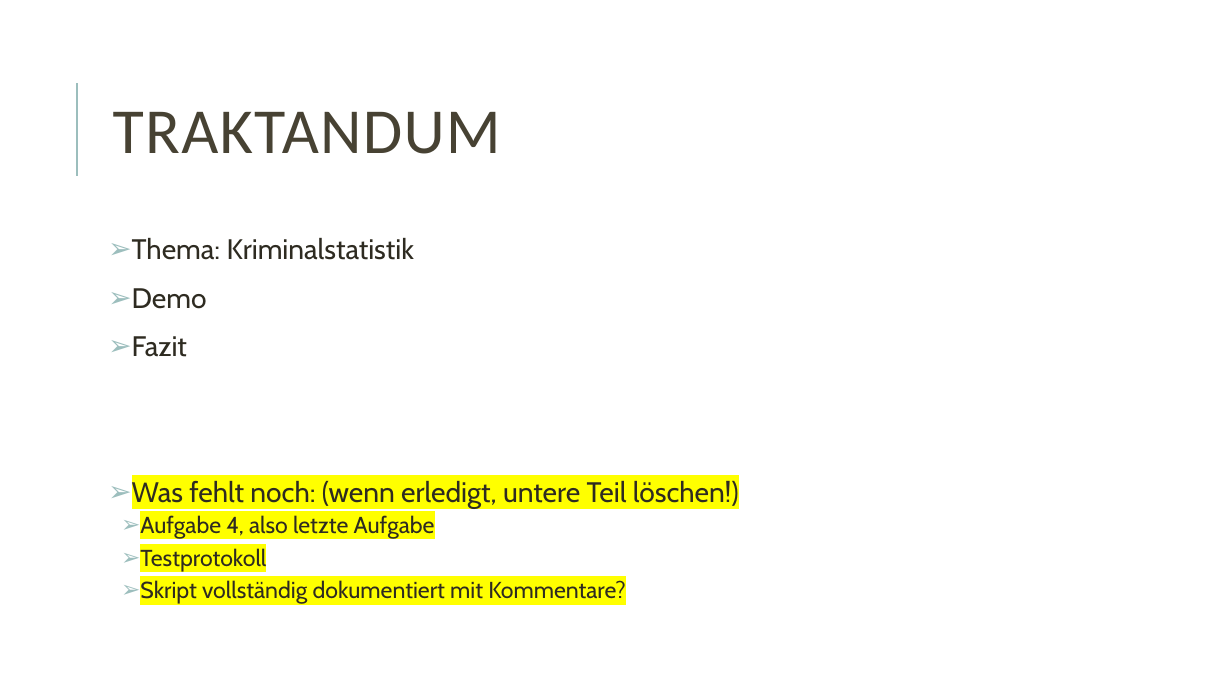
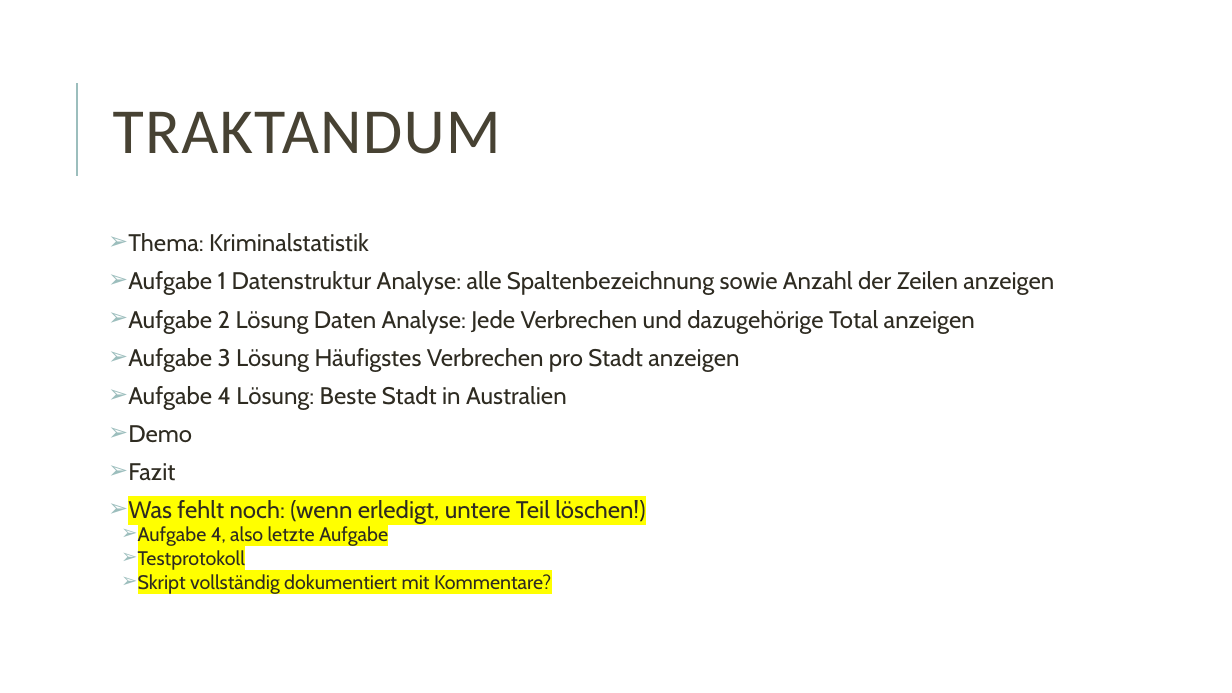
Before and after one commit to xXx-DoMoDo-xXx/bashscripting_crime, a slide deck: slide 2 of Bash-scripting-crime-statistic.pptx. Drawn at 1232x693 pixels with LibreOffice and Linux fonts; fonts in the diff are those of the drawing. Boxes give left, top, right and bottom in pixels: in the first picture for what was removed or moved away, otherwise in the second. Text is boxed around its words. In the diff, an @@ line names an element or a change of style, - is before the commit and + after.

Commit message:
update ppt

```diff
--- a/Bash-scripting-crime-statistic.pptx
+++ b/Bash-scripting-crime-statistic.pptx
@@ text at box(128, 233, 645, 595): size 22 to 18.7 pt in "Thema: Kriminalstatistik", "Demo", "Fazit", "Was fehlt noch: (wenn erledigt, untere Teil ..."; size 18 to 15.3 pt in "Aufgabe 4, also letzte Aufgabe", "Testprotokoll", "Skript vollständig dokumentiert mit Kommentare?"; line spacing 0.9 to 0.7 @@
@@ text at box(128, 271, 1054, 410): paragraphs added @@
+➢ Aufgabe 1 Datenstruktur Analyse: alle Spaltenbezeichnung sowie Anzahl der Zeilen anzeigen
+➢ Aufgabe 2 Lösung Daten Analyse: Jede Verbrechen und dazugehörige Total anzeigen
+➢ Aufgabe 3 Lösung Häufigstes Verbrechen pro Stadt anzeigen
+➢ Aufgabe 4 Lösung: Beste Stadt in Australien
```
Also in this commit, not shown: 5 slides added, 1 slide removed, 1 other file.
